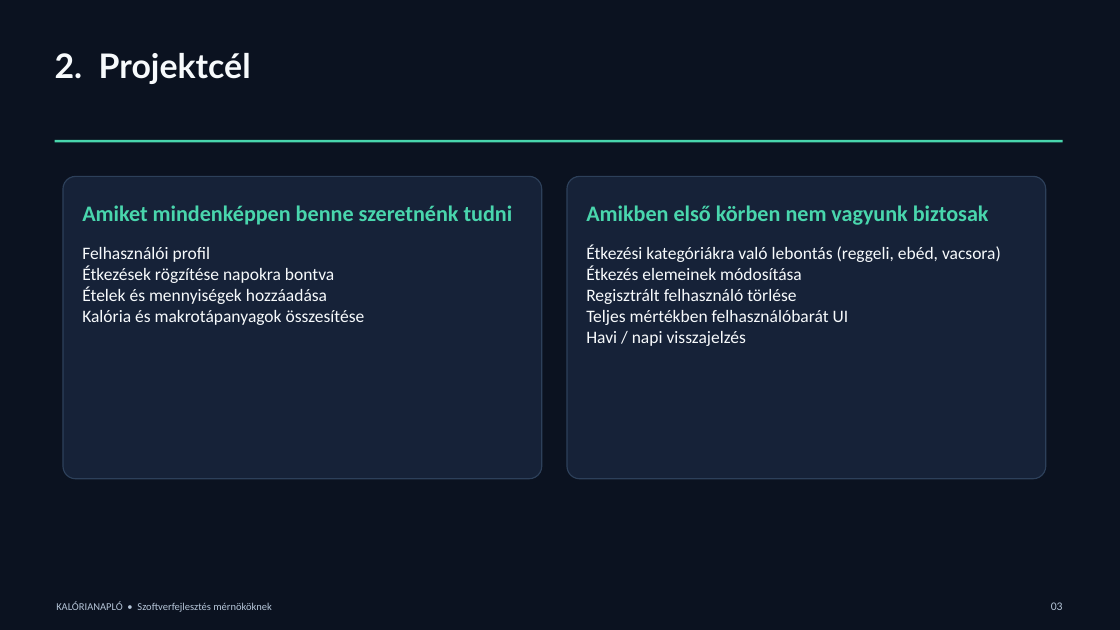
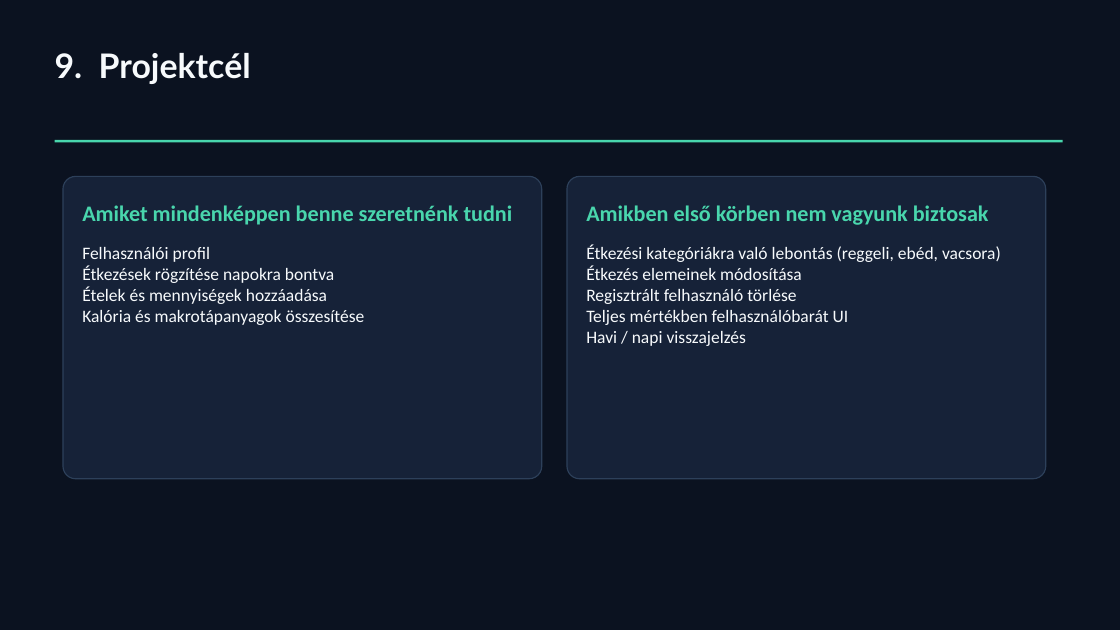
Before and after one commit to pbkbuff/arvacskak_projekt, a slide deck: slide 12 of docs/Kaloriszamlalo_projektbemutato.pptx (slide 3 before the commit). Drawn at 1120x630 pixels with LibreOffice and Linux fonts; fonts in the diff are those of the drawing. Boxes give left, top, right and bottom in pixels: in the first picture for what was removed or moved away, otherwise in the second. Text is boxed around its words. In the diff, an @@ line names an element or a change of style, - is before the commit and + after.

```diff
--- a/docs/Kaloriszamlalo_projektbemutato.pptx
+++ b/docs/Kaloriszamlalo_projektbemutato.pptx
@@ text at (x1=55, y1=53, x2=251, y2=84): text changed @@
-2. Projektcél
+9. Projektcél
@@ text removed at (x1=56, y1=602, x2=272, y2=612) @@
-KALÓRIANAPLÓ • Szoftverfejlesztés mérnököknek
@@ text removed at (x1=1051, y1=602, x2=1063, y2=610) @@
-03
```
Also in this commit, not shown: 8 other slides changed, 4 slides added.
